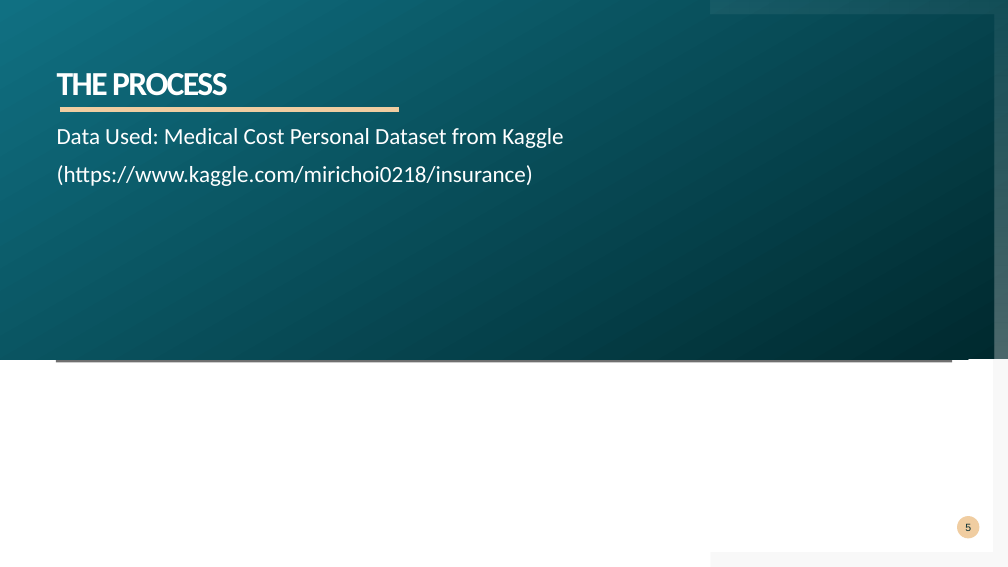
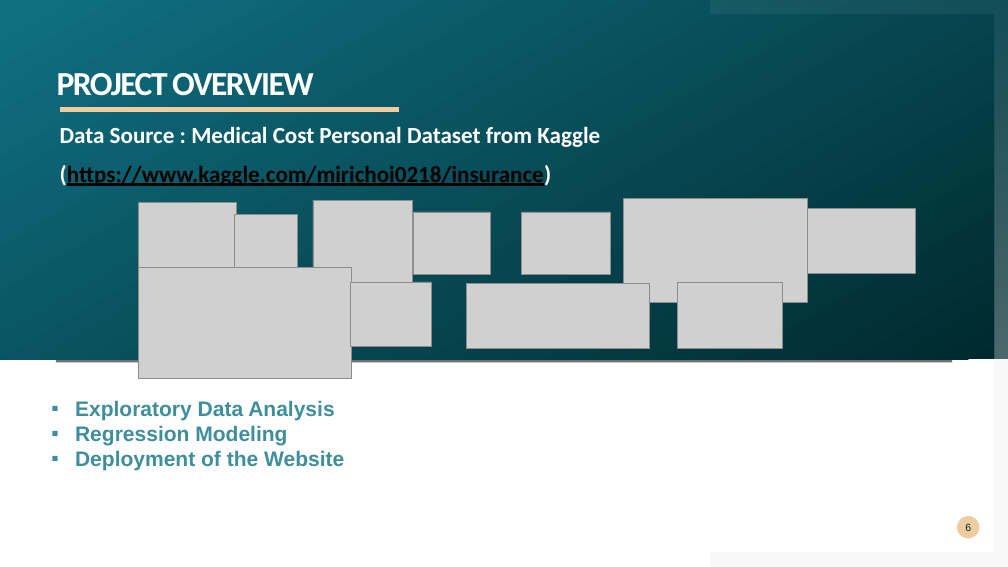
Before and after one commit to khutula/Medical-Insurance-Costs, a slide deck: slide 6 of documents/Medical Insurance Cost.pptx (slide 5 before the commit). Drawn at 1008x567 pixels with LibreOffice and Linux fonts; fonts in the diff are those of the drawing; grey boxes stand for pictures. Boxes give left, top, right and bottom in pixels: in the first picture for what was removed or moved away, otherwise in the second. Text is boxed around its words. In the diff, an @@ line names an element or a change of style, - is before the commit and + after.

Commit message:
update ppt

```diff
--- a/documents/Medical Insurance Cost.pptx
+++ b/documents/Medical Insurance Cost.pptx
@@ title at <box>57,73,314,96</box>: text changed @@
-THE PROCESS
+PROJECT OVERVIEW
@@ text at <box>60,126,600,147</box>: text changed; bold on @@
-Data Used: Medical Cost Personal Dataset from Kaggle
+Data Source : Medical Cost Personal Dataset from Kaggle
@@ text at <box>60,165,551,186</box>: text colour #FFFFFF to #000000, bold on, underline on in "(https://www.kaggle.com/mirichoi0218/insurance)" @@
@@ picture added at <box>138,203,236,304</box> @@
@@ picture added at <box>313,200,413,304</box> @@
@@ picture added at <box>624,198,808,302</box> @@
@@ picture added at <box>808,209,917,274</box> @@
@@ picture added at <box>234,214,297,275</box> @@
@@ picture added at <box>413,212,490,274</box> @@
@@ picture added at <box>522,212,610,274</box> @@
@@ picture added at <box>138,267,351,378</box> @@
@@ picture added at <box>350,282,432,347</box> @@
@@ picture added at <box>467,284,649,349</box> @@
@@ picture added at <box>678,282,783,349</box> @@
@@ text added at <box>75,400,344,471</box>, 20 pt, text #3F8E9D, bold @@
+▪ Exploratory Data Analysis
+▪ Regression Modeling
+▪ Deployment of the Website
@@ page number at <box>965,523,971,531</box>: text changed @@
-5
+6
```
Also in this commit, not shown: 4 other slides changed, 10 slides added, 8 slides removed.
